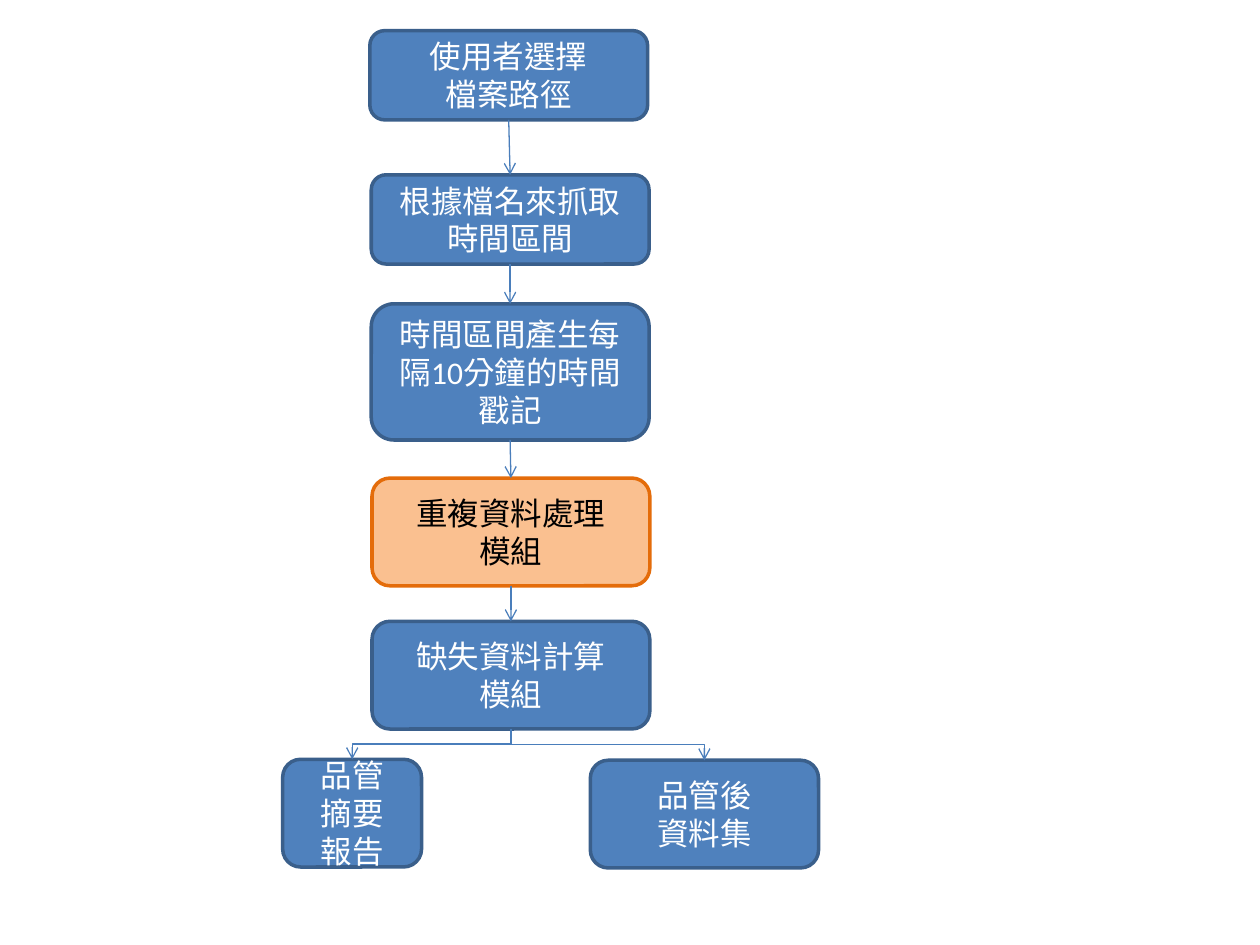
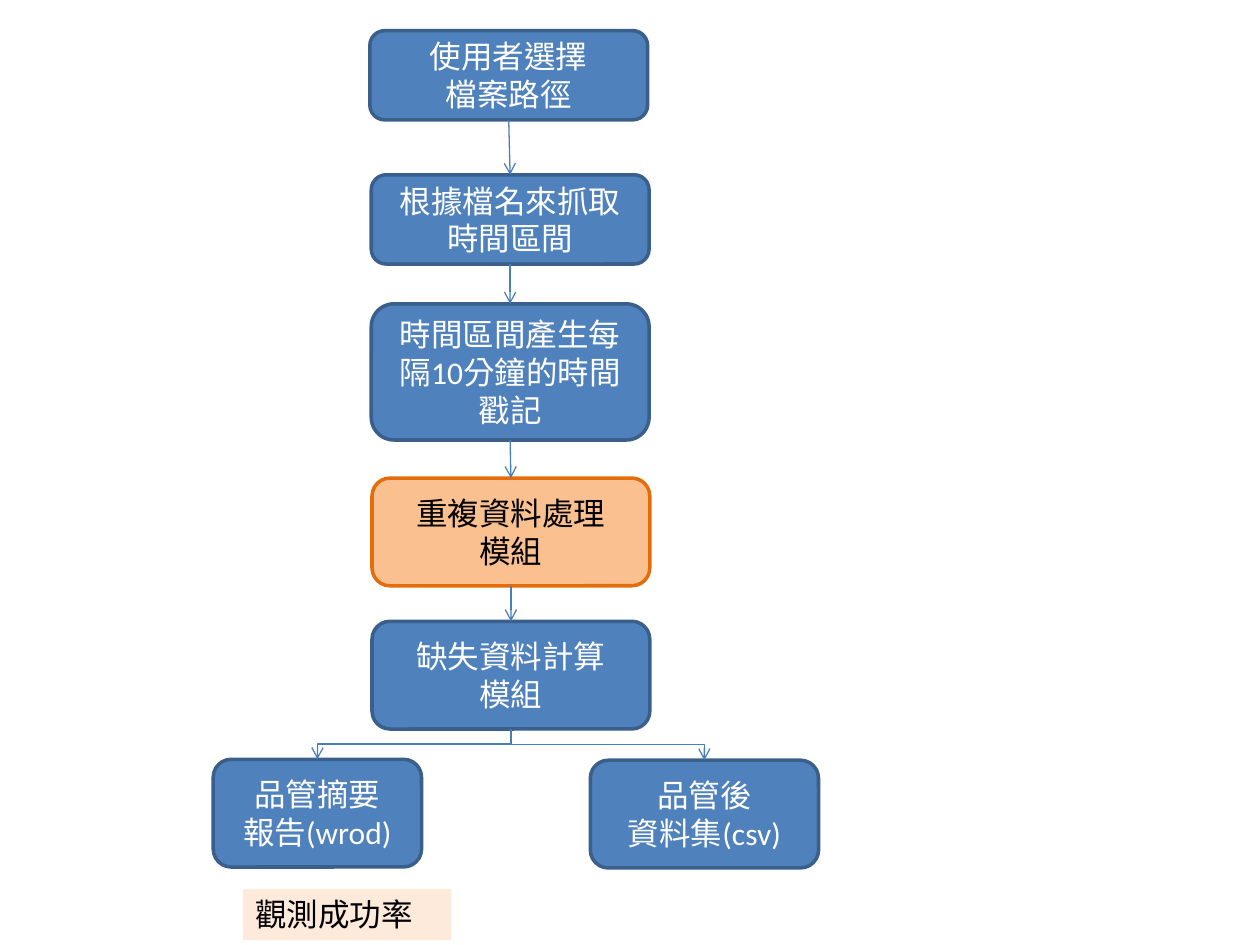
Before and after one commit to MoraChen/data-quality-module, a slide deck: slide 2 of 程式開發流程圖1.pptx. Drawn at 1260x945 pixels with LibreOffice and Linux fonts; fonts in the diff are those of the drawing. Boxes give left, top, right and bottom in pixels: in the first picture for what was removed or moved away, otherwise in the second. Text is boxed around its words. In the diff, an @@ line names an element or a change of style, - is before the commit and + after.

Commit message:
Add files via upload
version 1 update

```diff
--- a/程式開發流程圖1.pptx
+++ b/程式開發流程圖1.pptx
@@ elbow arrow moved from (512, 730) - (353, 760) to (512, 730) - (318, 760) @@
@@ rounded rectangle "品管摘要": place and size @@
-rounded rectangle "品管摘要" at (282,760,421,867)
+rounded rectangle "品管摘要" at (213,760,421,867)
@@ text in rounded rectangle at (243,779,391,848): text changed @@
-品管
-摘要
-報告
+品管摘要
+報告(wrod)
@@ text in rounded rectangle at (628,818,781,849): text changed @@
-資料集
+資料集(csv)
@@ rectangle added at (243,890,451,940), fill #FDEADA, 18 pt, text #000000 @@
+觀測成功率
```
